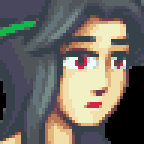
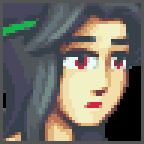
Layered file, before and after one edit (144×144). Changes by layer:
added layer "Layer 2" above "Background" over box(0, 0, 144, 144)
